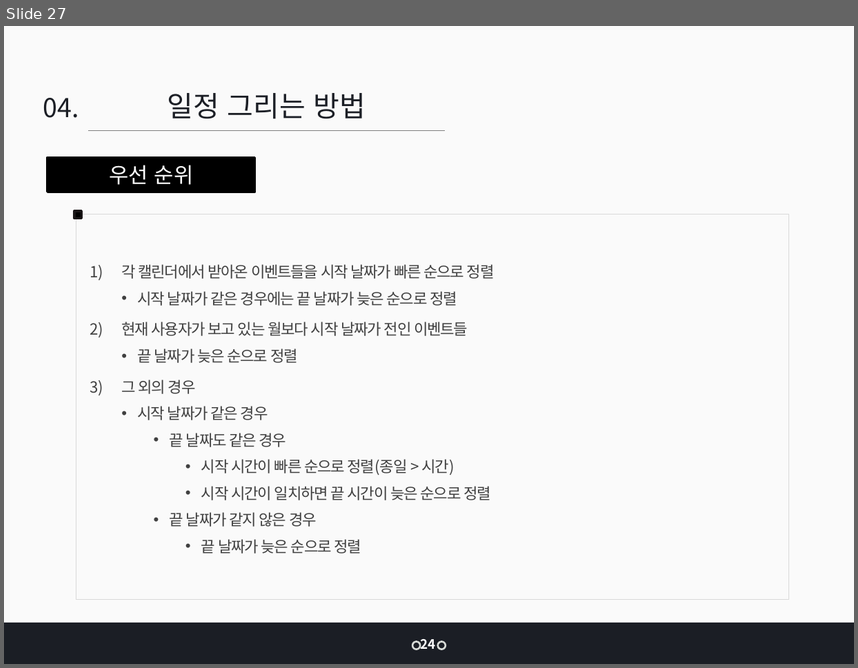
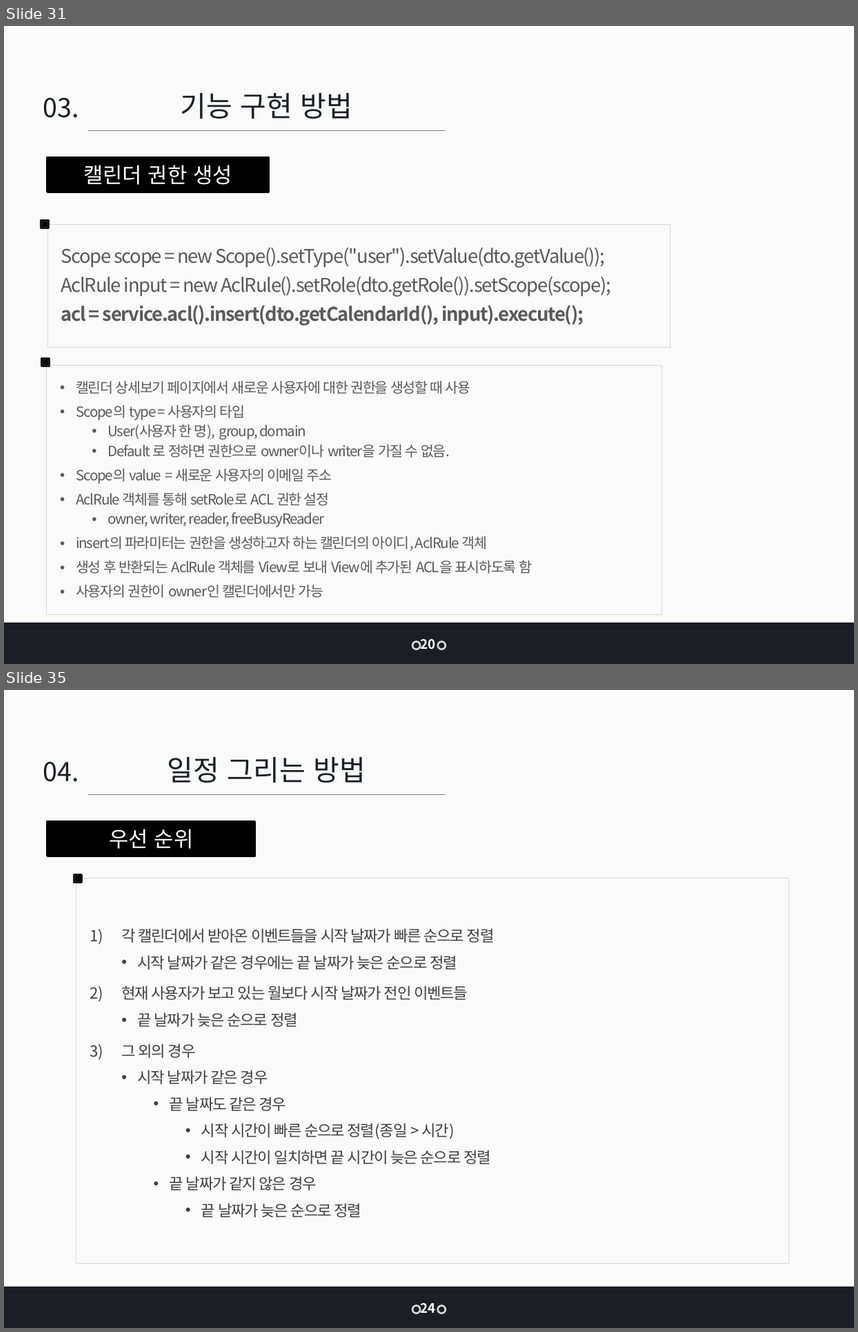
Before and after one commit to jangys/calendarProjectDocument, a slide deck: 인턴 최종 발표_장연수.pptx. Shown one above the other, each under a label of ours: slide 27 before the commit, slides 31 and 35 after it; the slides between them are not shown. The pictures are 858x668 and 858x1332 pixels, drawn with LibreOffice and Linux fonts; fonts in the diff are those of the drawing. Boxes give left, top, right and bottom in pixels: in the first picture for what was removed or moved away, otherwise in the second. Text is boxed around its words. In the diff, an @@ line names an element or a change of style, - is before the commit and + after.

```diff
--- a/인턴 최종 발표_장연수.pptx
+++ b/인턴 최종 발표_장연수.pptx
@@ slide 31 added at (4,26,854,664), background #FFFFFF; not listed: 2 template elements that a slide beside it also shows @@
@@ text added at (43,98,79,118), 22 pt, text #1B1E25 @@
+03.
@@ text added at (181,93,353,119), 24 pt, text #1B1E25 @@
+기능 구현 방법
@@ line added from (88, 131) to (445, 131), #808080 0.75 pt @@
@@ rectangle added at (47,158,268,192), fill #000000, outline #000000 2 pt, 18 pt, text #FFFFFF @@
+캘린더 권한 생성
@@ rectangle added at (41,221,49,227), fill #000000, outline #1A1617 2 pt @@
@@ rectangle added at (47,224,670,348), outline #D9D9D9 0.5 pt, 16 pt, text #595959 @@
+Scope scope = new Scope().setType("user").setValue(dto.getValue());
+AclRule input = new AclRule().setRole(dto.getRole()).setScope(scope);
+acl = service.acl().insert(dto.getCalendarId(), input).execute();
@@ rectangle added at (42,359,50,365), fill #000000, outline #1A1617 2 pt @@
@@ rectangle added at (47,365,662,615), outline #D9D9D9 0.5 pt, 12 pt, text #595959 @@
+• 캘린더 상세보기 페이지에서 새로운 사용자에 대한 권한을 생성할 때 사용
+• Scope의 type = 사용자의 타입
+  • User(사용자 한 명), group, domain
+  • Default 로 정하면 권한으로 owner이나 writer을 가질 수 없음.
+• Scope의 value = 새로운 사용자의 이메일 주소
+• AclRule 객체를 통해 setRole로 ACL 권한 설정
+  • owner, writer, reader, freeBusyReader
+• insert의 파라미터는 권한을 생성하고자 하는 캘린더의 아이디, AclRule 객체
+• 생성 후 반환되는 AclRule 객체를 View로 보내 View에 추가된 ACL을 표시하도록 함
+• 사용자의 권한이 owner인 캘린더에서만 가능
@@ ellipse added at (413,641,421,649), fill #1B1E25, outline #D8DBD7 1.5 pt @@
@@ text added at (420,639,435,649), 11 pt, text #FFFFFF, bold @@
+20
@@ ellipse added at (437,641,445,649), fill #1B1E25, outline #D8DBD7 1.5 pt @@
@@ what was slide 27 is now slide 35 @@
```
Also in this commit, not shown: 13 slides changed, 18 other slides added, 7 slides removed, 4 other files.
